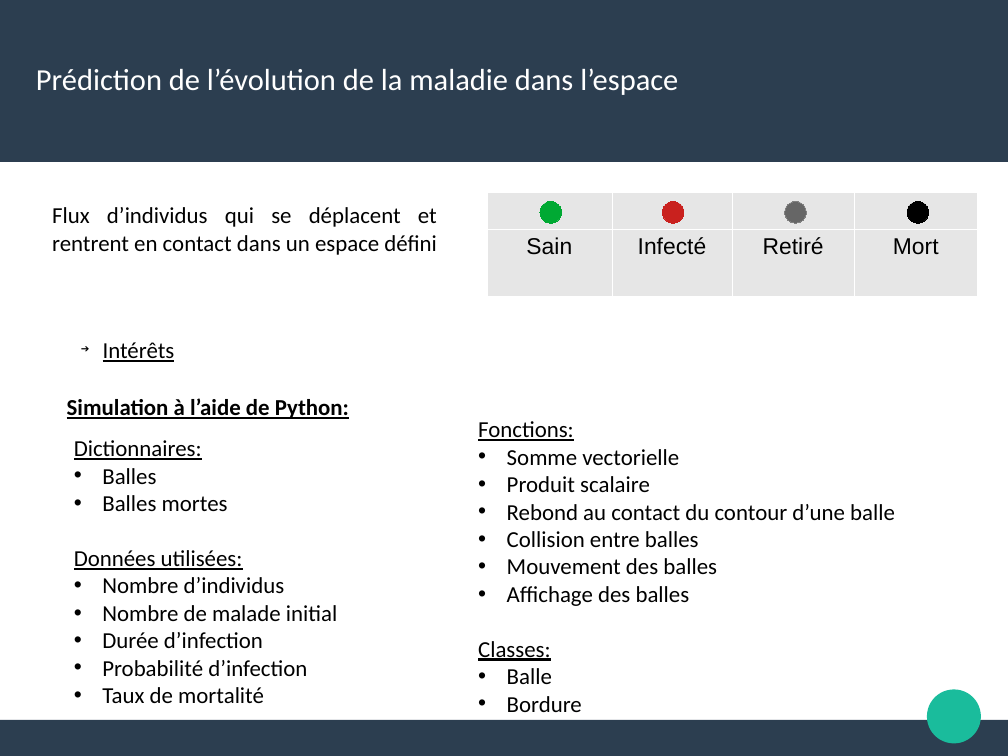
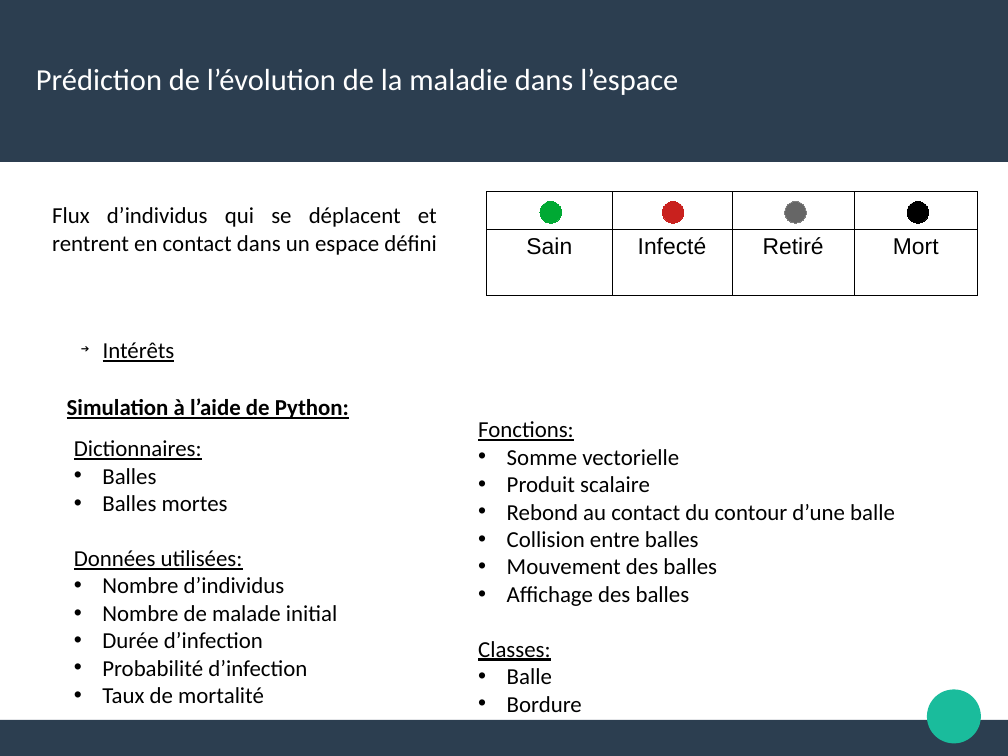
Before and after one commit to Alexia57/TIPE-2021-MP, a slide deck: slide 12 of Tipe_presentation.odp (slide 10 before the commit). Drawn at 1008x756 pixels with LibreOffice and Linux fonts; fonts in the diff are those of the drawing. Boxes give left, top, right and bottom in pixels: in the first picture for what was removed or moved away, otherwise in the second. Text is boxed around its words. In the diff, an @@ line names an element or a change of style, - is before the commit and + after.

```diff
--- a/Tipe_presentation.odp
+++ b/Tipe_presentation.odp
@@ table at (487,192,977,296) @@
@@ fill #E6E6E6 to none in row 2 @@
@@ borders changed @@
```
Also in this commit, not shown: 2 other slides changed, 4 slides added, 2 slides removed, 12 other files.
